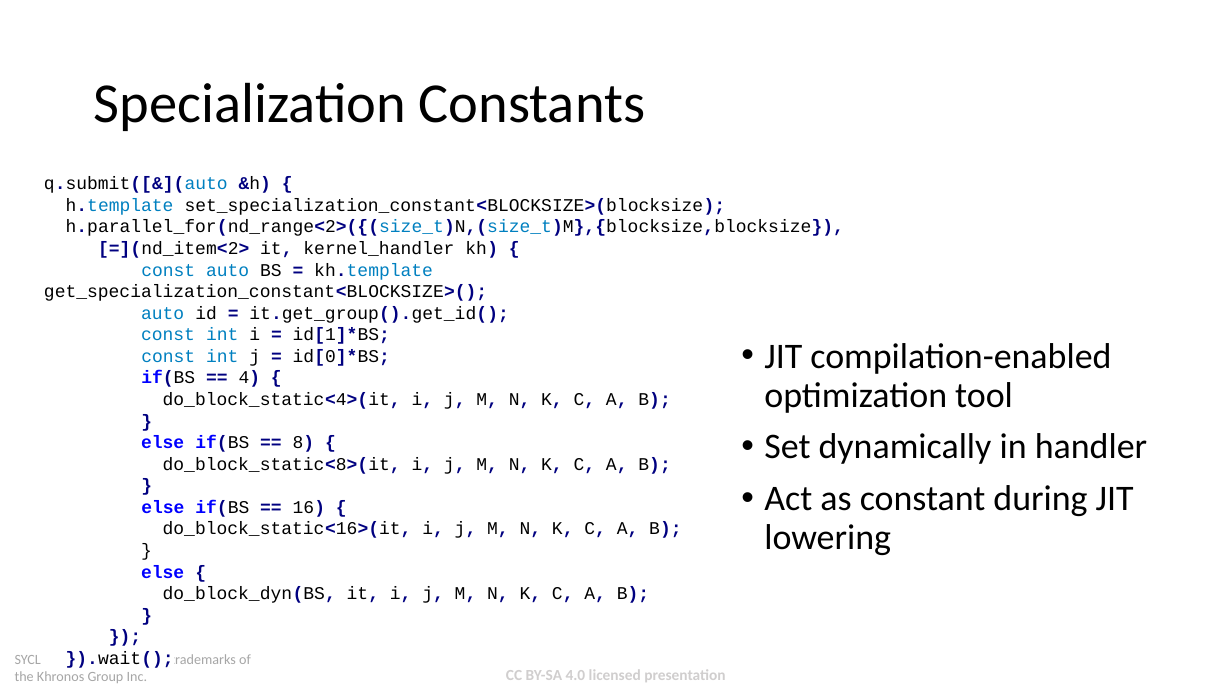
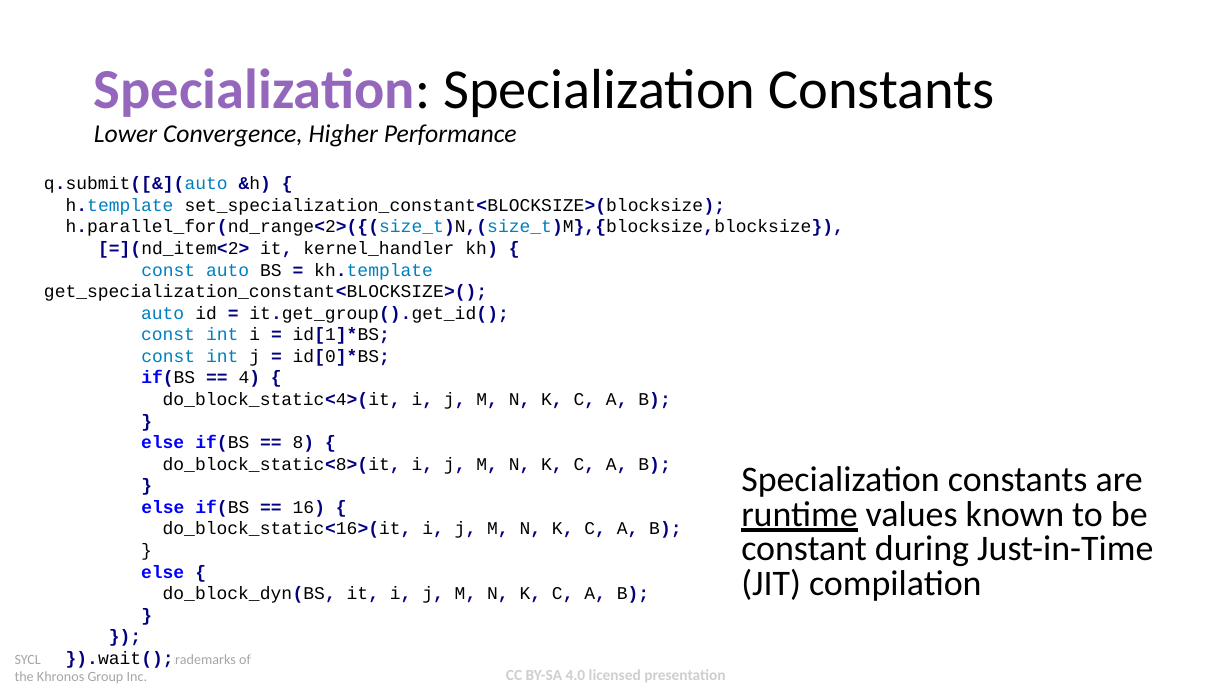
Before and after one commit to codeplaysoftware/syclacademy, a slide deck: slide 8 of Lesson_Materials/Lecture_18B_Think_Performance_Portable/Lecture_18B_Think_Performance_Portable.pptx. Drawn at 1232x693 pixels with LibreOffice and Linux fonts; fonts in the diff are those of the drawing; background and template pictures are left out. Boxes give left, top, right and bottom in pixels: in the first picture for what was removed or moved away, otherwise in the second. Text is boxed around its words. In the diff, an @@ line names an element or a change of style, - is before the commit and + after.

```diff
--- a/Lesson_Materials/Lecture_18B_Think_Performance_Portable/Lecture_18B_Think_Performance_Portable.pptx
+++ b/Lesson_Materials/Lecture_18B_Think_Performance_Portable/Lecture_18B_Think_Performance_Portable.pptx
@@ title at [94,68,994,147]: text changed @@
-Specialization Constants
+Specialization: Specialization Constants
+Lower Convergence, Higher Performance
@@ text at [741,466,1153,601]: text changed @@
-• JIT compilation-enabled optimization tool
-• Set dynamically in handler
-• Act as constant during JIT lowering
+Specialization constants are runtime values known to be constant during Just-in-Time (JIT) compilation
```
Also in this commit, not shown: 10 other slides changed, 1 other file.
